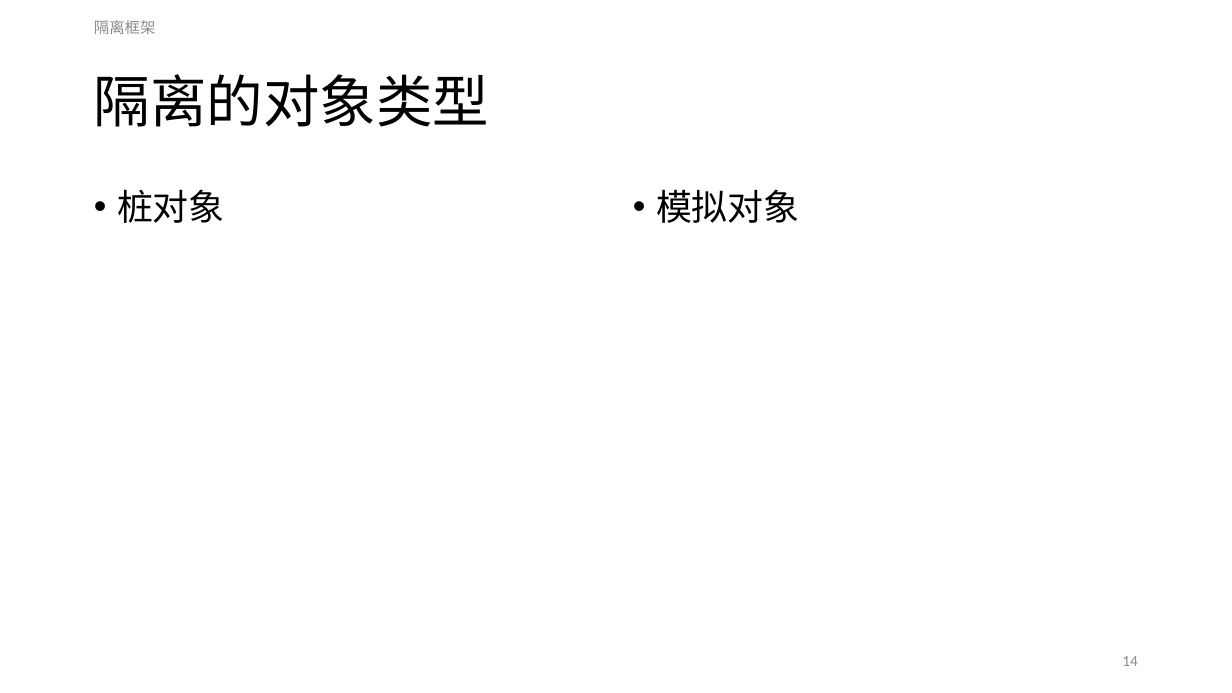
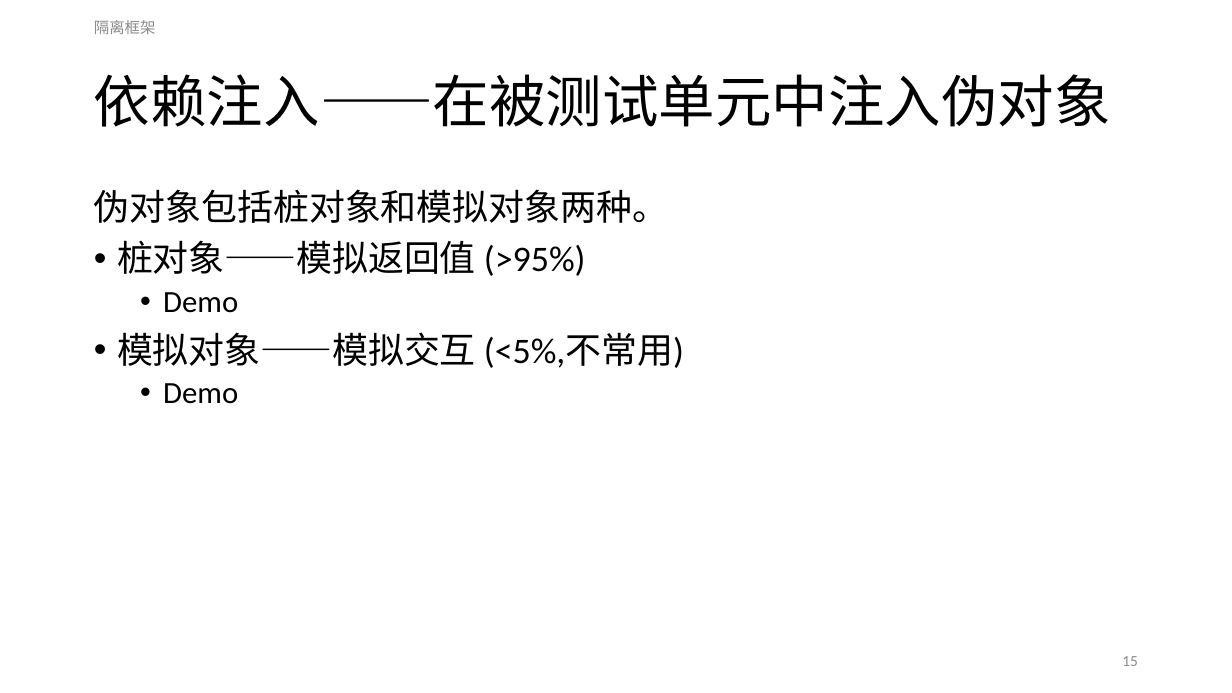
Before and after one commit to ReganHe/SharpUnitTest, a slide deck: slide 15 of MyUnitTest/Document/单元测试.pptx (slide 14 before the commit). Drawn at 1232x693 pixels with LibreOffice and Linux fonts; fonts in the diff are those of the drawing. Boxes give left, top, right and bottom in pixels: in the first picture for what was removed or moved away, otherwise in the second. Text is boxed around its words. In the diff, an @@ line names an element or a change of style, - is before the commit and + after.

```diff
--- a/MyUnitTest/Document/单元测试.pptx
+++ b/MyUnitTest/Document/单元测试.pptx
@@ title at (x1=94, y1=74, x2=1111, y2=127): text changed @@
-隔离的对象类型
+依赖注入——在被测试单元中注入伪对象
@@ text at (x1=94, y1=189, x2=684, y2=404): text changed @@
-• 桩对象
+伪对象包括桩对象和模拟对象两种。
+• 桩对象——模拟返回值 (>95%)
+  • Demo
+• 模拟对象——模拟交互 (<5%,不常用)
+  • Demo
@@ text removed at (x1=656, y1=189, x2=800, y2=223) @@
-• 模拟对象
@@ page number at (x1=1122, y1=656, x2=1138, y2=666): text changed @@
-14
+15
```
Also in this commit, not shown: 6 other slides changed, 1 slide added, 3 slides removed.
